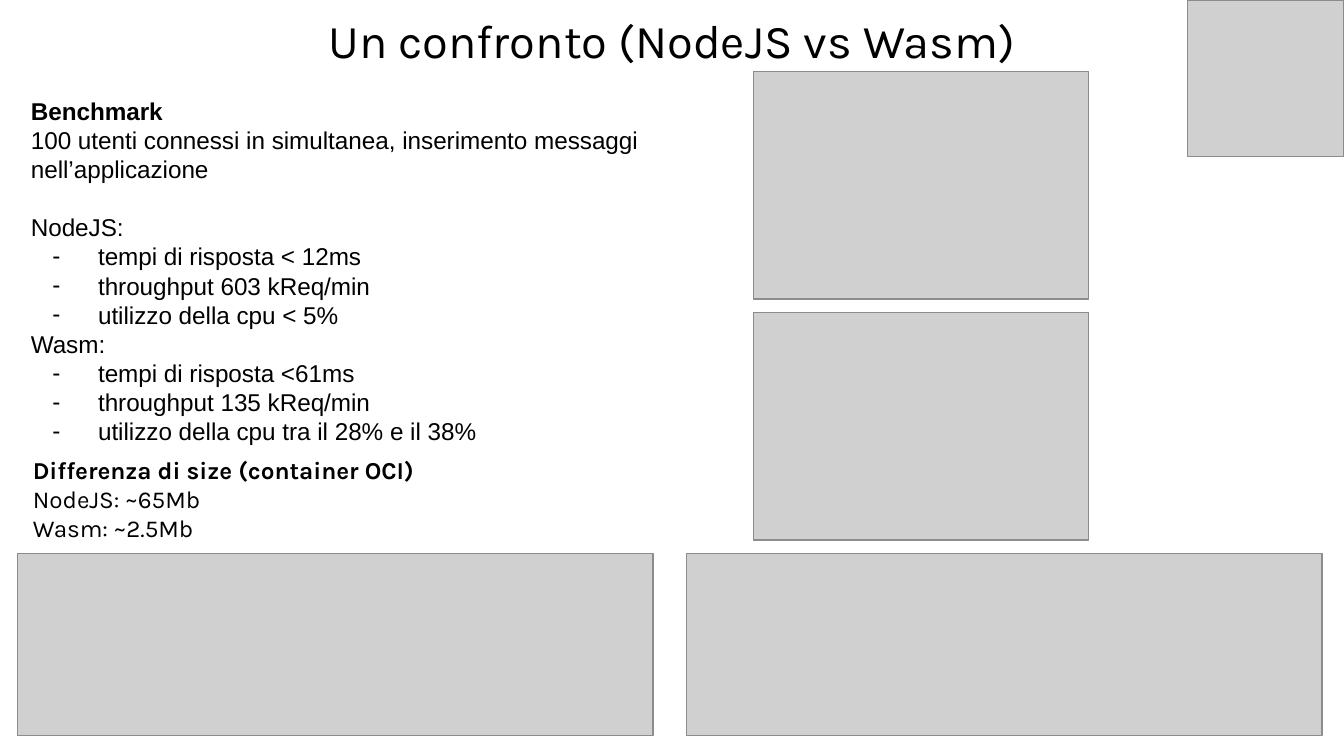
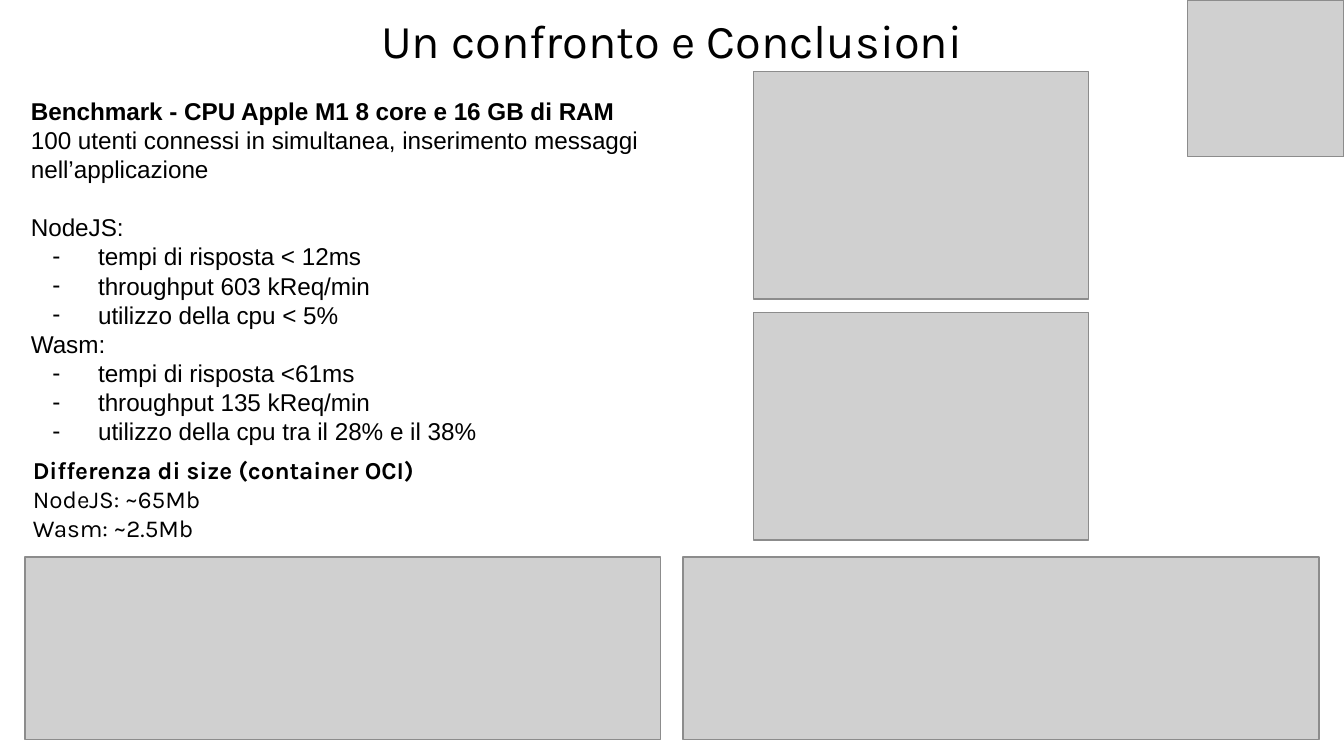
Before and after one commit to ilcors-dev/bachelor-thesis, a slide deck: slide 7 of presentation/Presentazione tesi - WASI.pptx. Drawn at 1344x756 pixels with LibreOffice and Linux fonts; fonts in the diff are those of the drawing; grey boxes stand for pictures. Boxes give left, top, right and bottom in pixels: in the first picture for what was removed or moved away, otherwise in the second. Text is boxed around its words. In the diff, an @@ line names an element or a change of style, - is before the commit and + after.

Commit message:
presentation v1

```diff
--- a/presentation/Presentazione tesi - WASI.pptx
+++ b/presentation/Presentazione tesi - WASI.pptx
@@ title at [381,25,963,59]: text changed @@
-Un confronto (NodeJS vs Wasm)
+Un confronto e Conclusioni
@@ text at [31,102,638,183]: text changed @@
-Benchmark
-100 utenti connessi in simultanea, inserimento messaggi nell’applicazione
+Benchmark - CPU Apple M1 8 core e 16 GB di RAM
+100 utenti connessi in simultanea, inserimento messaggi nell’applicazione
@@ picture: place and size @@
-picture at [687,554,1322,737]
+picture at [26,558,661,741]
@@ picture: place and size @@
-picture at [17,554,653,737]
+picture at [683,558,1318,741]
```
Also in this commit, not shown: 1 other slide changed, 1 other file.
